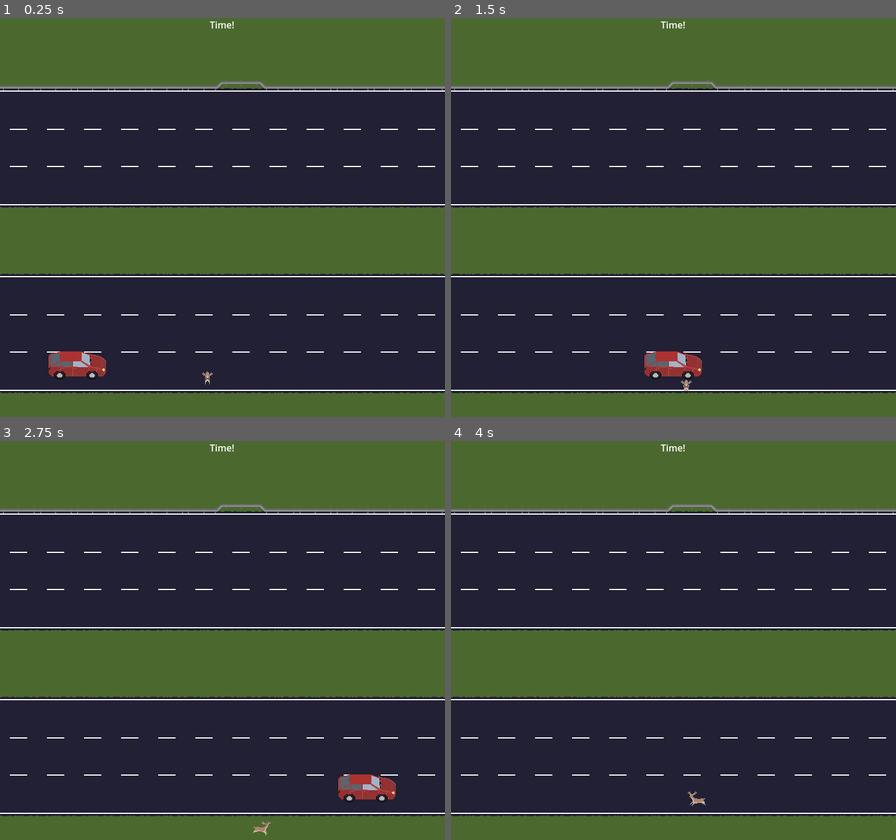
Above: before the commit, frames 1-4 (two rows, left to right).
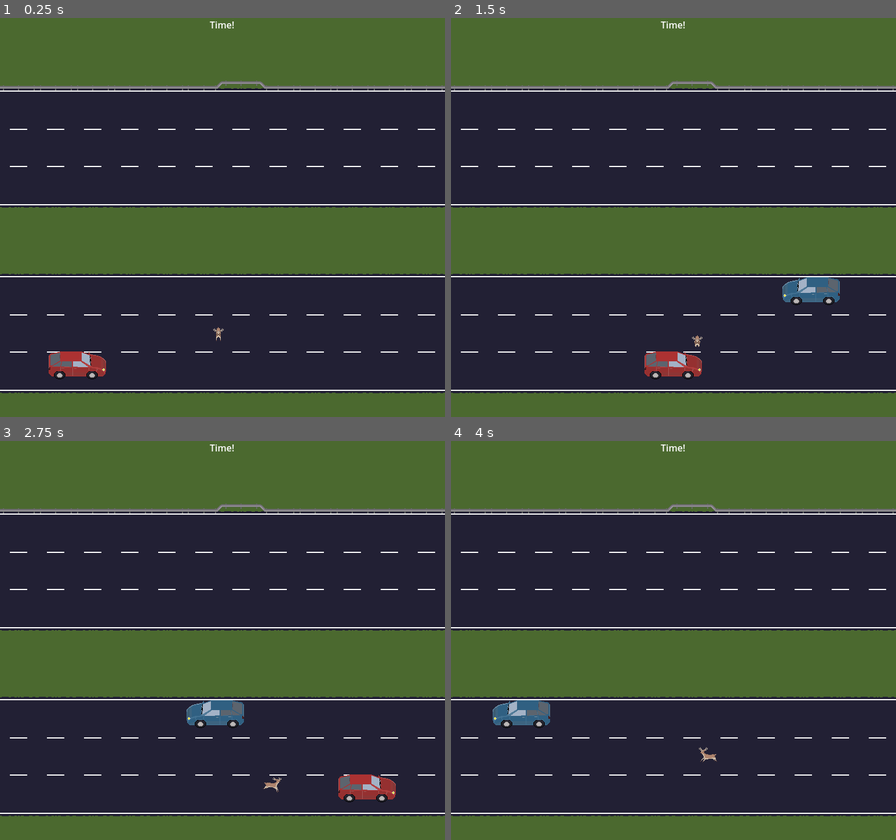
Above: after the commit, the same moments.

Repository: Pedro-T/deer-in-the-headlights
Game: Godot game, scene res://Main.tscn
The game is run twice, just before and just after one commit, with the same random seed, the same clock (stepped at 60 frames per second) and the same inputs.
Inputs:
- Up to frame 1 (0.25 s): no input
- Up to frame 2 (1.5 s): hold D (move_right) 0.53-1.28 s; hold S (move_down) from 1.28 s (still down)
- Up to frame 3 (2.75 s): release S (move_down) at 2.03 s; hold D (move_right) from 2.03 s (still down)
- Up to frame 4 (4 s): release D (move_right) at 2.78 s; hold W (move_up) 2.78-3.53 s; hold A (move_left) from 3.53 s (still down)

The runs differ from the first frame. In frame 1, less than 0.1% of the frame differs, in the area x 45-51%, y 77-93%; in frame 2, 0.8%; in frame 3, 0.8%; in frame 4, 0.8%, in the area x 9-60%, y 64-92%.

Commit message:
add blue car, rework vehicle for multi-sprite

Diff:
--- a/deer-in-the-headlights/Main.tscn
+++ b/deer-in-the-headlights/Main.tscn
@@ -1,10 +1,12 @@
-[gd_scene load_steps=8 format=4 uid="uid://bp61fiomhwsy8"]
+[gd_scene load_steps=10 format=4 uid="uid://bp61fiomhwsy8"]
 
 [ext_resource type="TileSet" uid="uid://c4yumyregri21" path="res://stage/tiles/stage_tiles.tres" id="1_glv2v"]
 [ext_resource type="Script" uid="uid://b8mu1jcyysejf" path="res://main.gd" id="1_uu6xs"]
 [ext_resource type="PackedScene" uid="uid://dpkybo5lwe4s1" path="res://stage/No Go Area.tscn" id="3_cm0pq"]
 [ext_resource type="PackedScene" uid="uid://d1po75xlbba11" path="res://player/Player.tscn" id="3_r0du0"]
 [ext_resource type="PackedScene" uid="uid://6plrihs40fr2" path="res://vehicle/Vehicle.tscn" id="4_fos0i"]
+[ext_resource type="Texture2D" uid="uid://csxiaw8dyfdyu" path="res://vehicle/sprites/car_hatch_red.png" id="5_lgr22"]
+[ext_resource type="Texture2D" uid="uid://dpxw8a6136ljh" path="res://vehicle/sprites/car_hatch_blue.png" id="6_trn2v"]
 
 [sub_resource type="RectangleShape2D" id="RectangleShape2D_cm0pq"]
 resource_local_to_scene = true
@@ -51,11 +53,17 @@
 
 [node name="Vehicle" parent="Stage/VehicleContainer" instance=ExtResource("4_fos0i")]
 position = Vector2(80, 596)
+sprite_file = ExtResource("5_lgr22")
+
+[node name="Vehicle2" parent="Stage/VehicleContainer" instance=ExtResource("4_fos0i")]
+position = Vector2(925, 468)
+sprite_file = ExtResource("6_trn2v")
+move_direction = -1
 
 [node name="PlayerContainer" type="Node" parent="Stage"]
 
 [node name="Player" parent="Stage/PlayerContainer" instance=ExtResource("3_r0du0")]
-position = Vector2(358, 618)
+position = Vector2(377, 542)
 
 [node name="ForegroundRenderOver" type="TileMapLayer" parent="Stage"]
 
--- a/deer-in-the-headlights/vehicle/Vehicle.tscn
+++ b/deer-in-the-headlights/vehicle/Vehicle.tscn
@@ -1,7 +1,7 @@
 [gd_scene load_steps=4 format=3 uid="uid://6plrihs40fr2"]
 
 [ext_resource type="Script" uid="uid://cpo0r8dk0s8g4" path="res://vehicle/vehicle.gd" id="1_gh616"]
-[ext_resource type="Texture2D" uid="uid://csxiaw8dyfdyu" path="res://vehicle/car_hatch_red.png" id="2_jkabe"]
+[ext_resource type="Texture2D" uid="uid://csxiaw8dyfdyu" path="res://vehicle/sprites/car_hatch_red.png" id="2_jkabe"]
 
 [sub_resource type="RectangleShape2D" id="RectangleShape2D_w7aos"]
 
--- a/deer-in-the-headlights/vehicle/vehicle.gd
+++ b/deer-in-the-headlights/vehicle/vehicle.gd
@@ -1,13 +1,16 @@
 class_name Vehicle extends Area2D
+
+@export var sprite_file: CompressedTexture2D
 
 @onready var sprite: Sprite2D = $Sprite2D
 @onready var collision_shape: CollisionShape2D = $CollisionShape2D
 
-var speed: float = 200.00 # pixels per second
-var move_direction: int = 1 # 1 for right, 0 for left
+@export var speed: float = 200.00 # pixels per second
+@export var move_direction: int = 1 # 1 for right, 0 for left
 
 func _ready() -> void:
 	if sprite:
+		sprite.texture = sprite_file
 		collision_shape.shape.size = sprite.texture.get_size()
 	sprite.flip_h = move_direction == 1
 
Binary file added: deer-in-the-headlights/vehicle/sprites/car_hatch_blue.png
Renamed: deer-in-the-headlights/vehicle/car_hatch_red.png -> deer-in-the-headlights/vehicle/sprites/car_hatch_red.png
